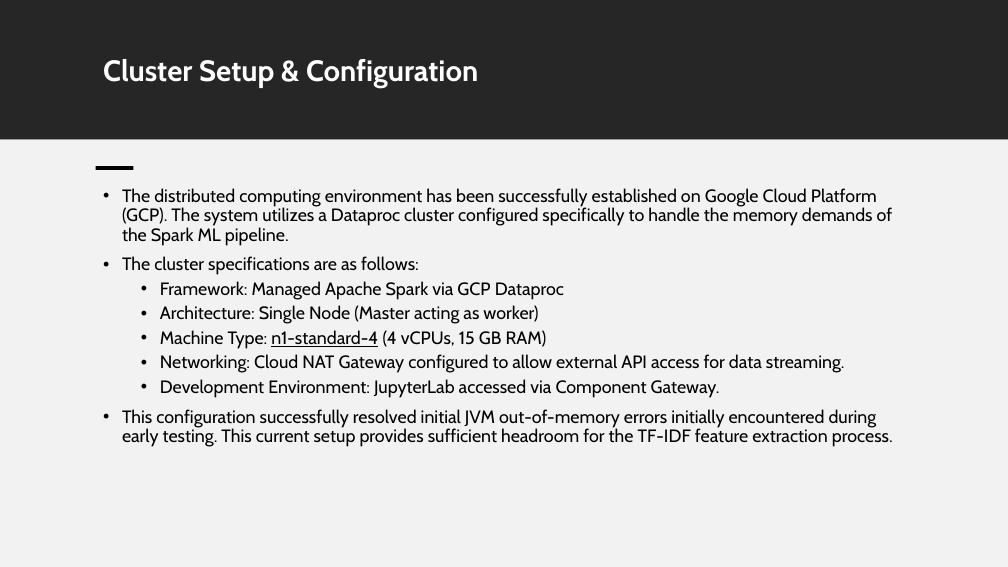
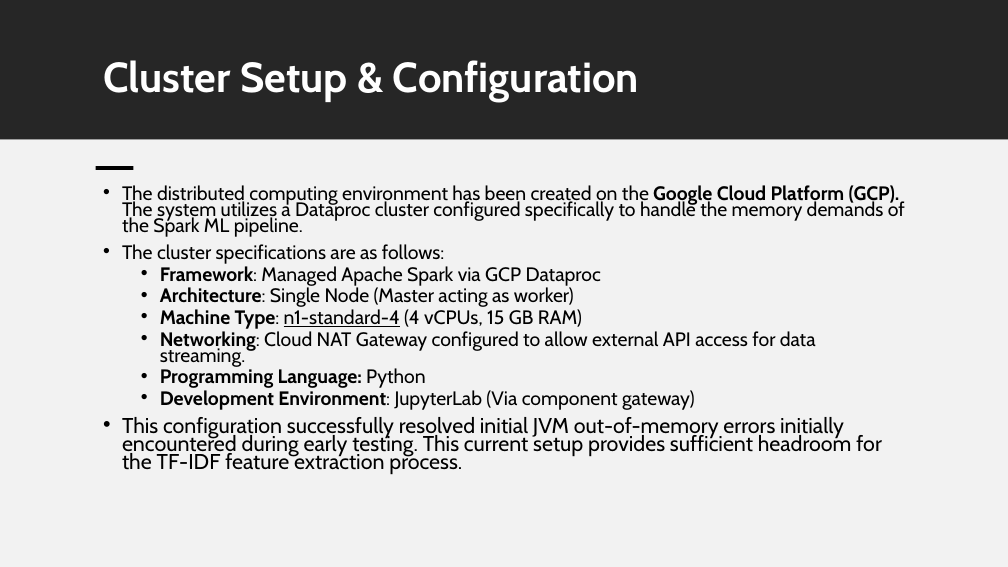
Before and after one commit to jayd2002/amazon-sentiment-spark, a slide deck: slide 4 of Checkpoint Presentation.pptx (slide 3 before the commit). Drawn at 1008x567 pixels with LibreOffice and Linux fonts; fonts in the diff are those of the drawing. Boxes give left, top, right and bottom in pixels: in the first picture for what was removed or moved away, otherwise in the second. Text is boxed around its words. In the diff, an @@ line names an element or a change of style, - is before the commit and + after.

```diff
--- a/Checkpoint Presentation.pptx
+++ b/Checkpoint Presentation.pptx
@@ title "Cluster Setup & Configuration" at <box>103,60,639,102</box>: size 28 to 40 pt @@
@@ text at <box>122,185,905,237</box>: text changed; size 17 to 18.5 pt @@
-• The distributed computing environment has been successfully established on Google Cloud Platform (GCP). The system utilizes a Dataproc cluster configured specifically to handle the memory demands of the Spark ML pipeline.
+• The distributed computing environment has been created on the Google Cloud Platform (GCP). The system utilizes a Dataproc cluster configured specifically to handle the memory demands of the Spark ML pipeline.
@@ text at <box>122,244,882,475</box>: size 17 to 18.5 pt in "The cluster specifications are as follows:", "Framework: Managed Apache Spark via GCP Dataproc", "Architecture: Single Node (Master acting as worker)", "Machine Type: n1-standard-4 (4 vCPUs, 15 GB ..." and 1 more places; bold on in "Framework:", "Architecture:", "Machine Type:", "Networking:"; size 17 to 20.4 pt in "This configuration successfully resolved initial JVM out-of- ..."; line spacing 0.9 to 0.7 @@
@@ text at <box>160,368,695,410</box>: text changed; size 17 to 18.5 pt; bold on @@
-  • Development Environment: JupyterLab accessed via Component Gateway.
+  • Programming Language: Python
+  • Development Environment: JupyterLab (Via component gateway)
```
Also in this commit, not shown: 3 other slides changed, 3 slides added, 3 other files.
